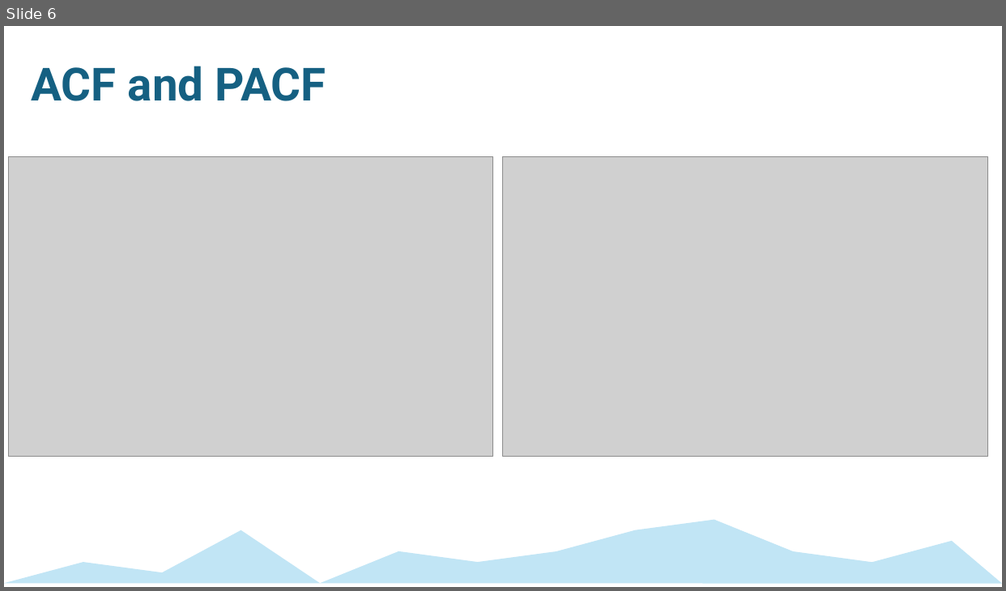
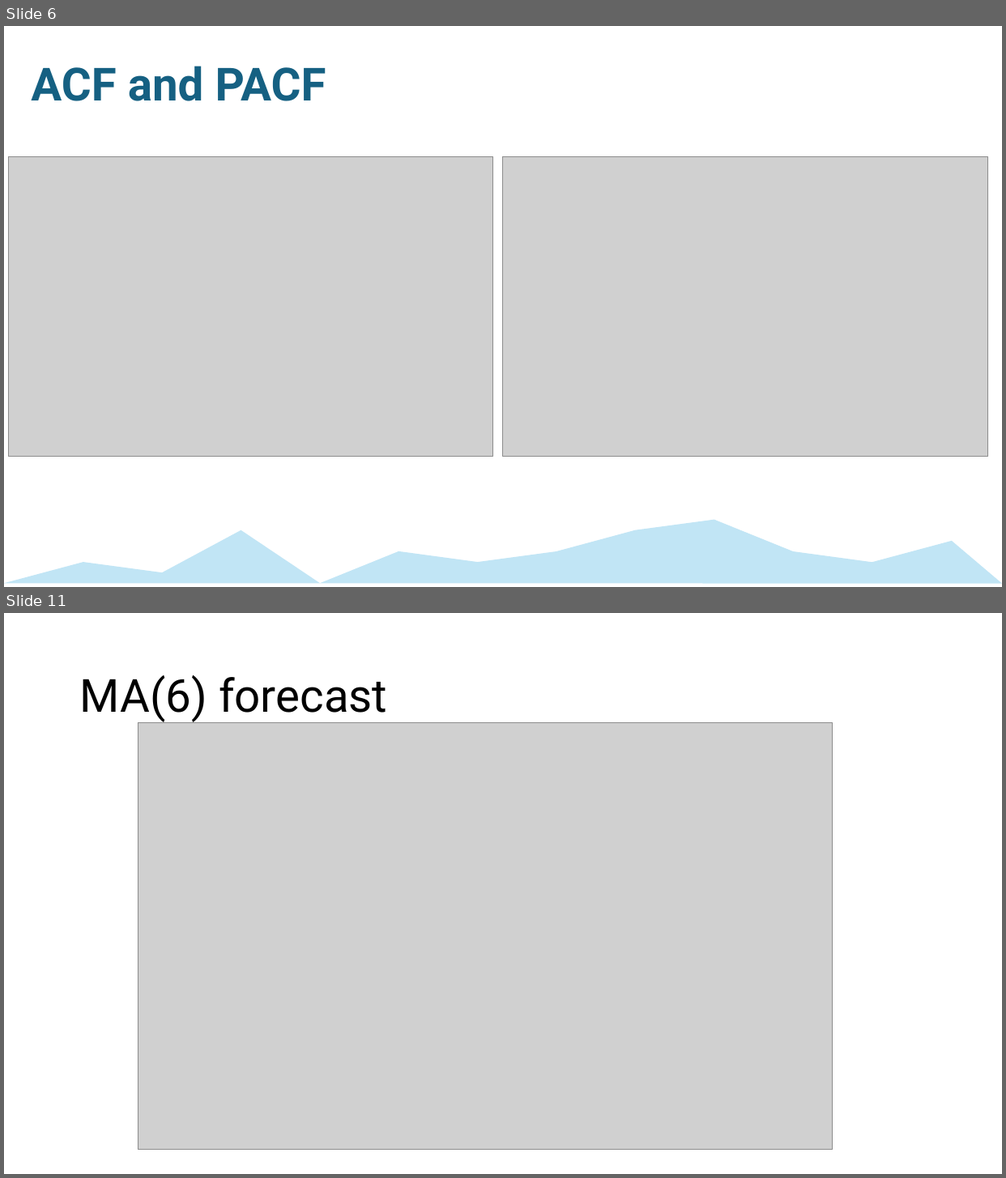
Before and after one commit to mckenzie-maidl/data5305-traffic-predictions, a slide deck: Presentations/Step1Presentation_ECON5305_DataTranslationChallenge.pptx. Shown one above the other, each under a label of ours: slide 6 before the commit, slides 6 and 11 after it; the slides between them are not shown. The pictures are 1006x591 and 1006x1178 pixels, drawn with LibreOffice and Linux fonts; fonts in the diff are those of the drawing; grey boxes stand for pictures. Boxes give left, top, right and bottom in pixels: in the first picture for what was removed or moved away, otherwise in the second. Text is boxed around its words. In the diff, an @@ line names an element or a change of style, - is before the commit and + after.

```diff
--- a/Presentations/Step1Presentation_ECON5305_DataTranslationChallenge.pptx
+++ b/Presentations/Step1Presentation_ECON5305_DataTranslationChallenge.pptx
@@ slide 11 added at bbox=[4, 613, 1002, 1174], background #FFFFFF @@
@@ title added at bbox=[80, 675, 387, 722], 44 pt, text #000000 @@
+MA(6) forecast
@@ picture added at bbox=[138, 722, 833, 1149] @@
```
Also in this commit, not shown: 6 other slides added, 3 other files.
